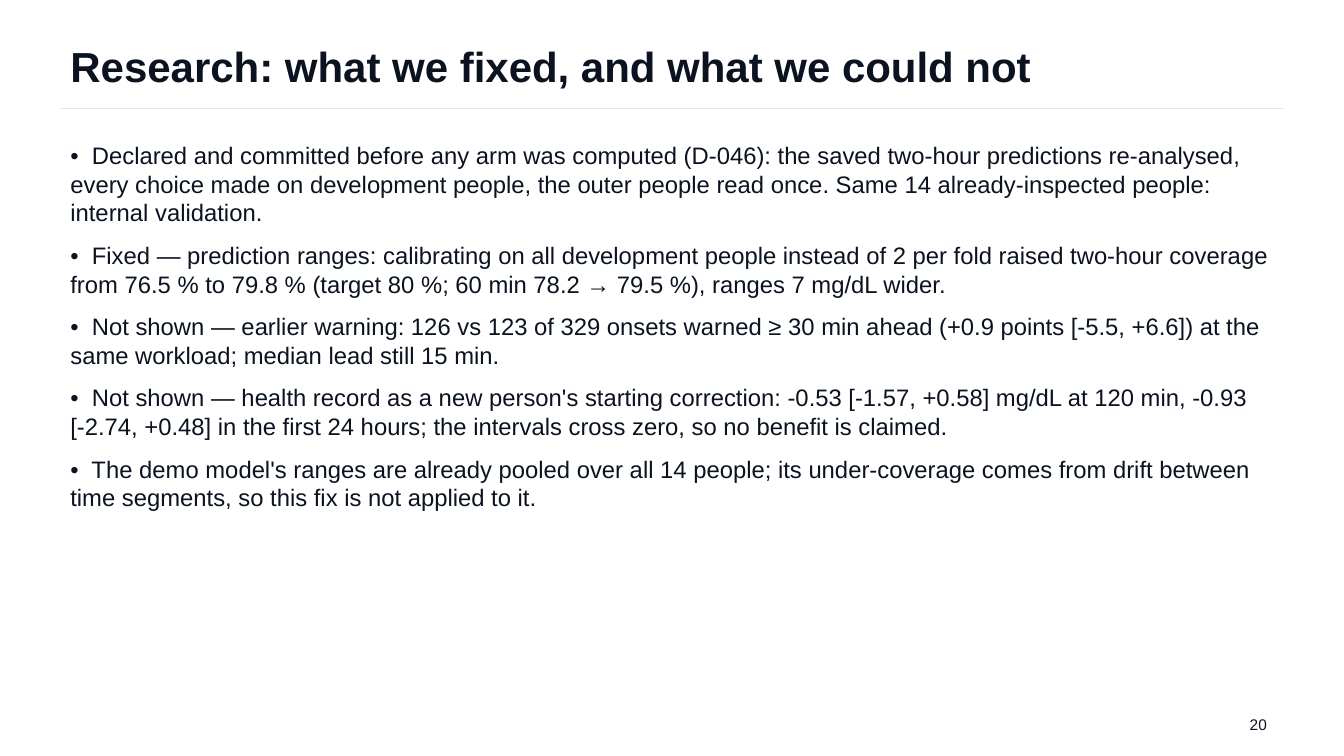
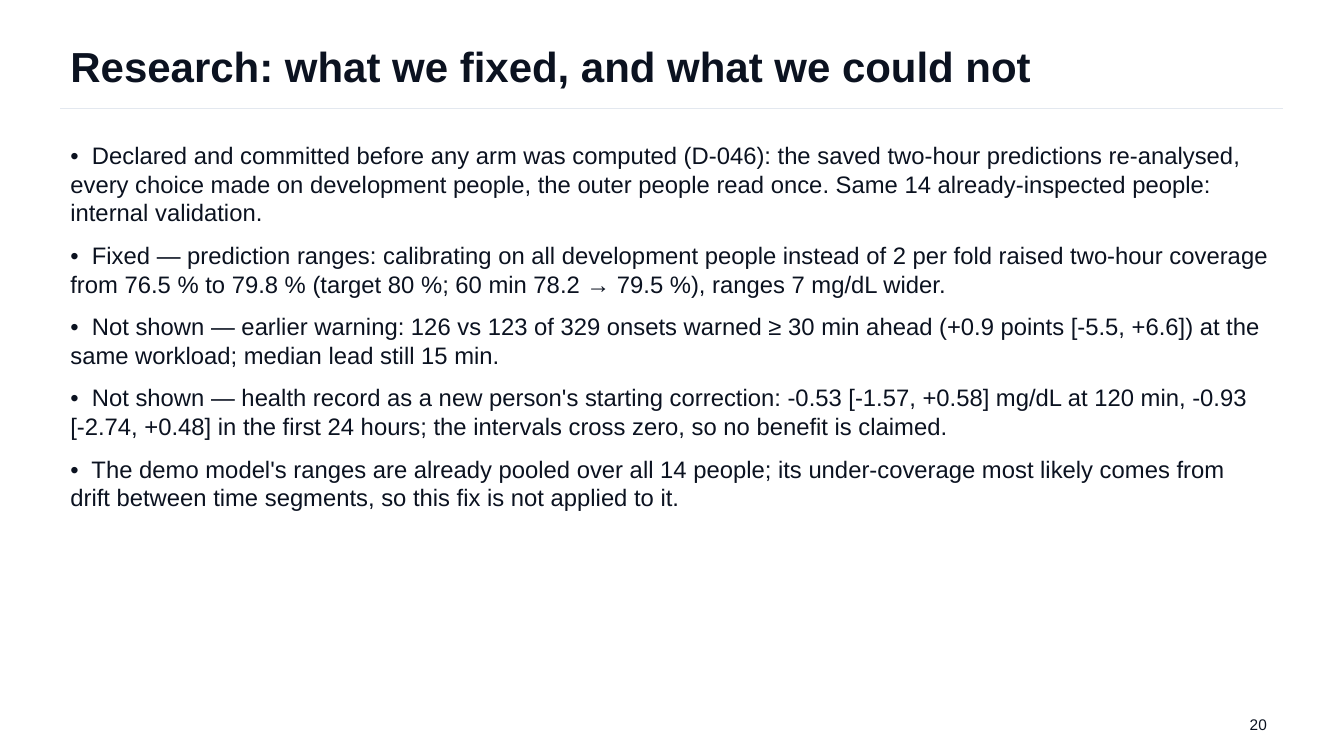
Before and after one commit to Avi36005/DigitalTwin-Challenge-Kryptonite, a slide deck: slide 20 of docs/submission/GlucoTwin_Presentation.pptx. Drawn at 1344x756 pixels with LibreOffice and Linux fonts; fonts in the diff are those of the drawing. Boxes give left, top, right and bottom in pixels: in the first picture for what was removed or moved away, otherwise in the second. Text is boxed around its words. In the diff, an @@ line names an element or a change of style, - is before the commit and + after.

Commit message:
docs: evidence audit of the D-046 and review-queue text
'Not shown' results no longer read as gains; demo-model drift stated as likely, not tested; the queue says it lists the
50 most recent replays.

```diff
--- a/docs/submission/GlucoTwin_Presentation.pptx
+++ b/docs/submission/GlucoTwin_Presentation.pptx
@@ text at (x1=70, y1=460, x2=1225, y2=511): text changed @@
-• The demo model's ranges are already pooled over all 14 people; its under-coverage comes from drift between time segments, so this fix is not applied to it.
+• The demo model's ranges are already pooled over all 14 people; its under-coverage most likely comes from drift between time segments, so this fix is not applied to it.
```
Also in this commit, not shown: 11 other files.
